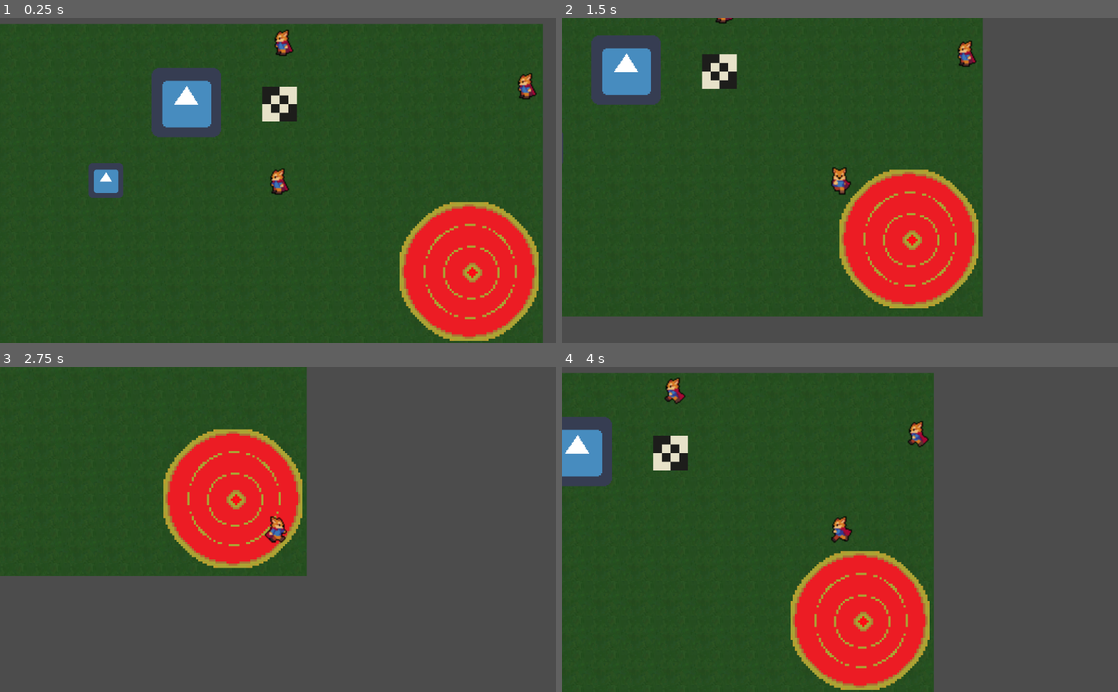
Above: before the commit, frames 1-4 (two rows, left to right).
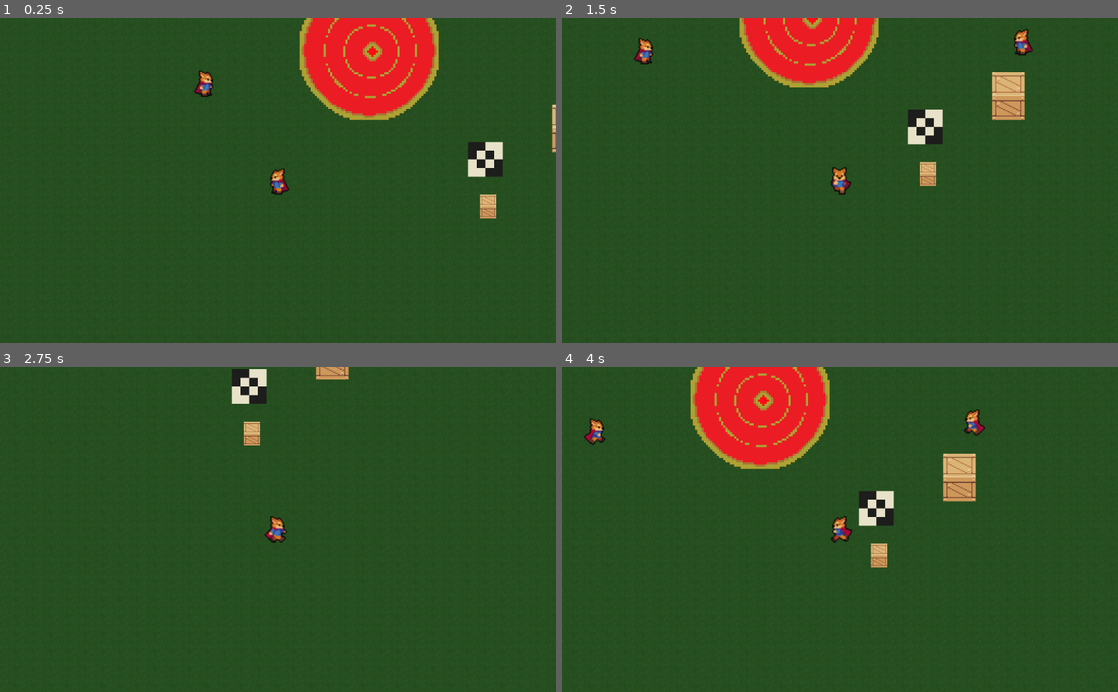
Above: after the commit, the same moments.

Repository: amassonie/rp42
Game: Godot game, scene res://mainscene.tscn
The game is run twice, just before and just after one commit, with the same random seed, the same clock (stepped at 60 frames per second) and the same inputs. The engine's default icon, where the game draws it, is replaced by a stand-in: a white triangle on a blue panel in a dark square.
Inputs:
- Up to frame 1 (0.25 s): no input
- Up to frame 2 (1.5 s): hold D (move_right) 0.53-1.28 s; hold Space (grab_obj) 0.53-1.28 s; hold S (move_down) from 1.28 s (still down); tap Space (grab_obj) at 1.35 s
- Up to frame 3 (2.75 s): release S (move_down) at 2.03 s; hold D (move_right) from 2.03 s (still down); hold Space (grab_obj) from 2.03 s (still down)
- Up to frame 4 (4 s): release D (move_right) at 2.78 s; release Space (grab_obj) at 2.78 s; hold Z (move_up) 2.78-3.53 s; tap Space (grab_obj) at 2.85 s; hold Q (move_left) from 3.53 s (still down); hold Space (grab_obj) from 3.53 s (still down)

The runs differ from the first frame. In frame 1, 24% of the frame differs, in the area x 0-100%, y 0-100%; in frame 2, 48%; in frame 3, 74%; in frame 4, 53%.

Commit message:
tree + tree_h

Diff:
--- a/mainscene.tscn
+++ b/mainscene.tscn
@@ -6,24 +6,105 @@
 [ext_resource path="res://servplayer.tscn" type="PackedScene" id=4]
 [ext_resource path="res://movable_object.tscn" type="PackedScene" id=5]
 [ext_resource path="res://launchpad.tscn" type="PackedScene" id=6]
+[ext_resource path="res://tree.tscn" type="PackedScene" id=7]
+[ext_resource path="res://tree_h.tscn" type="PackedScene" id=8]
 
 [node name="mainscene" type="Node2D"]
 
 [node name="background" type="Sprite" parent="."]
-position = Vector2( 512.334, 299.056 )
-scale = Vector2( 2, 2 )
 texture = ExtResource( 3 )
 region_enabled = true
-region_rect = Rect2( 0, 0, 512, 300 )
+region_rect = Rect2( 0, 0, 5000, 5000 )
 
 [node name="launchpad" parent="." instance=ExtResource( 6 )]
-position = Vector2( 888, 456 )
 scale = Vector2( 2, 2 )
 
 [node name="YSort" type="YSort" parent="."]
 
-[node name="tile" parent="YSort" instance=ExtResource( 2 )]
-position = Vector2( 538.988, 146.613 )
+[node name="unmovable_object" type="YSort" parent="YSort"]
+
+[node name="tree" parent="YSort/unmovable_object" instance=ExtResource( 7 )]
+position = Vector2( 2008.08, 1763.06 )
+scale = Vector2( 2, 2 )
+
+[node name="tree2" parent="YSort/unmovable_object" instance=ExtResource( 7 )]
+position = Vector2( 933.286, 847.641 )
+scale = Vector2( 2, 2 )
+
+[node name="tree3" parent="YSort/unmovable_object" instance=ExtResource( 7 )]
+position = Vector2( 1549.99, 2120.15 )
+scale = Vector2( 2, 2 )
+
+[node name="tree4" parent="YSort/unmovable_object" instance=ExtResource( 7 )]
+position = Vector2( 1336.08, 1586.66 )
+scale = Vector2( 2, 2 )
+
+[node name="tree5" parent="YSort/unmovable_object" instance=ExtResource( 7 )]
+position = Vector2( 1699.19, 968.982 )
+scale = Vector2( 2, 2 )
+
+[node name="tree6" parent="YSort/unmovable_object" instance=ExtResource( 7 )]
+position = Vector2( 1460.03, 638.847 )
+scale = Vector2( 2, 2 )
+
+[node name="tree7" parent="YSort/unmovable_object" instance=ExtResource( 7 )]
+position = Vector2( 744.438, 1427.25 )
+scale = Vector2( 2, 2 )
+
+[node name="tree8" parent="YSort/unmovable_object" instance=ExtResource( 7 )]
+position = Vector2( 399.33, 1797.8 )
+scale = Vector2( 2, 2 )
+
+[node name="tree9" parent="YSort/unmovable_object" instance=ExtResource( 7 )]
+position = Vector2( 2104.15, 1115.42 )
+scale = Vector2( 2, 2 )
+
+[node name="tree10" parent="YSort/unmovable_object" instance=ExtResource( 7 )]
+position = Vector2( 995.561, 2175.4 )
+scale = Vector2( 2, 2 )
+
+[node name="tile" parent="YSort/unmovable_object" instance=ExtResource( 2 )]
+position = Vector2( 213.571, 200.585 )
+scale = Vector2( 2, 2 )
+
+[node name="tree_h" parent="YSort/unmovable_object" instance=ExtResource( 8 )]
+position = Vector2( -1523.86, 2070.73 )
+scale = Vector2( 2, 2 )
+
+[node name="tree_h2" parent="YSort/unmovable_object" instance=ExtResource( 8 )]
+position = Vector2( -2071.98, 1292 )
+scale = Vector2( 2, 2 )
+
+[node name="tree_h3" parent="YSort/unmovable_object" instance=ExtResource( 8 )]
+position = Vector2( -855.357, 2061.91 )
+scale = Vector2( 2, 2 )
+
+[node name="tree_h4" parent="YSort/unmovable_object" instance=ExtResource( 8 )]
+position = Vector2( -2221.73, 1852.19 )
+scale = Vector2( 2, 2 )
+
+[node name="tree_h5" parent="YSort/unmovable_object" instance=ExtResource( 8 )]
+position = Vector2( -688.054, 1028.48 )
+scale = Vector2( 2, 2 )
+
+[node name="tree_h6" parent="YSort/unmovable_object" instance=ExtResource( 8 )]
+position = Vector2( -1406.73, 609.356 )
+scale = Vector2( 2, 2 )
+
+[node name="tree_h7" parent="YSort/unmovable_object" instance=ExtResource( 8 )]
+position = Vector2( -1748.49, 992.294 )
+scale = Vector2( 2, 2 )
+
+[node name="tree_h8" parent="YSort/unmovable_object" instance=ExtResource( 8 )]
+position = Vector2( -1451.53, 1699.62 )
+scale = Vector2( 2, 2 )
+
+[node name="tree_h9" parent="YSort/unmovable_object" instance=ExtResource( 8 )]
+position = Vector2( -1128.49, 1307.13 )
+scale = Vector2( 2, 2 )
+
+[node name="tree_h10" parent="YSort/unmovable_object" instance=ExtResource( 8 )]
+position = Vector2( -574.061, 1603.46 )
 scale = Vector2( 2, 2 )
 
 [node name="movable_object" type="YSort" parent="YSort"]
@@ -35,16 +116,16 @@
 [node name="movable_object2" parent="YSort/movable_object" instance=ExtResource( 5 )]
 position = Vector2( 218.814, 287.788 )
 
-[node name="player" parent="YSort" instance=ExtResource( 1 )]
-position = Vector2( 536, 288 )
-scale = Vector2( 2, 2 )
-
 [node name="servPlayer" type="YSort" parent="YSort"]
 
 [node name="servPlayer2" parent="YSort/servPlayer" instance=ExtResource( 4 )]
-position = Vector2( 544, 32 )
+position = Vector2( -299.741, 59.4393 )
 scale = Vector2( 2, 2 )
 
 [node name="servPlayer3" parent="YSort/servPlayer" instance=ExtResource( 4 )]
-position = Vector2( 992, 112 )
+position = Vector2( 391.71, 42.7968 )
 scale = Vector2( 2, 2 )
+
+[node name="player" parent="YSort/servPlayer" instance=ExtResource( 1 )]
+position = Vector2( -168, 240 )
+scale = Vector2( 2, 2 )
--- a/movable_object.tscn
+++ b/movable_object.tscn
@@ -1,10 +1,11 @@
 [gd_scene load_steps=4 format=2]
 
-[ext_resource path="res://icon.png" type="Texture" id=1]
+[ext_resource path="res://Sprite/woodcase.png" type="Texture" id=1]
 [ext_resource path="res://movable_object.gd" type="Script" id=2]
 
-[sub_resource type="RectangleShape2D" id=1]
-extents = Vector2( 32, 32 )
+[sub_resource type="CapsuleShape2D" id=1]
+radius = 8.0
+height = 16.0
 
 [node name="movable_object" type="KinematicBody2D"]
 collision_layer = 4
@@ -16,4 +17,6 @@
 texture = ExtResource( 1 )
 
 [node name="CollisionShape2D" type="CollisionShape2D" parent="."]
+position = Vector2( 0, 14 )
+rotation = 1.5708
 shape = SubResource( 1 )
--- a/servplayer.tscn
+++ b/servplayer.tscn
@@ -217,8 +217,6 @@
 rotation = 1.5708
 shape = SubResource( 1 )
 
-[node name="Camera2D" type="Camera2D" parent="."]
-
 [node name="AnimationPlayer" type="AnimationPlayer" parent="."]
 anims/IdleDown = SubResource( 2 )
 anims/IdleLeft = SubResource( 3 )
--- /dev/null
+++ b/tree.tscn
@@ -0,0 +1,19 @@
+[gd_scene load_steps=3 format=2]
+
+[ext_resource path="res://Sprite/tree.png" type="Texture" id=1]
+
+[sub_resource type="CircleShape2D" id=1]
+radius = 6.0
+
+[node name="tree" type="StaticBody2D"]
+collision_layer = 2
+collision_mask = 7
+
+[node name="tree" type="Sprite" parent="."]
+position = Vector2( 1, -66 )
+texture = ExtResource( 1 )
+
+[node name="CollisionShape2D" type="CollisionShape2D" parent="."]
+position = Vector2( 0, -1 )
+rotation = 1.5708
+shape = SubResource( 1 )
--- /dev/null
+++ b/tree_h.tscn
@@ -0,0 +1,19 @@
+[gd_scene load_steps=3 format=2]
+
+[ext_resource path="res://Sprite/hiver.png" type="Texture" id=1]
+
+[sub_resource type="CapsuleShape2D" id=1]
+radius = 6.99998
+height = 10.0
+
+[node name="tree_h" type="StaticBody2D"]
+collision_layer = 2
+collision_mask = 7
+
+[node name="tree" type="Sprite" parent="."]
+position = Vector2( 0.823227, -38.2461 )
+texture = ExtResource( 1 )
+
+[node name="CollisionShape2D" type="CollisionShape2D" parent="."]
+rotation = 1.5708
+shape = SubResource( 1 )
Binary file removed: Sprite/bulle.png
Binary file removed: Sprite/carre_rouge.png
Binary file added: Sprite/hiver.png
Not shown, added: Sprite/hiver.png.import
Binary file added: Sprite/tree.png
Not shown, changed: Sprite/tree.png.import
Binary file added: Sprite/woodcase.png
Not shown, changed: Sprite/woodcase.png.import
Not shown: 1 places in mainscene.tscn that only renumber resources
